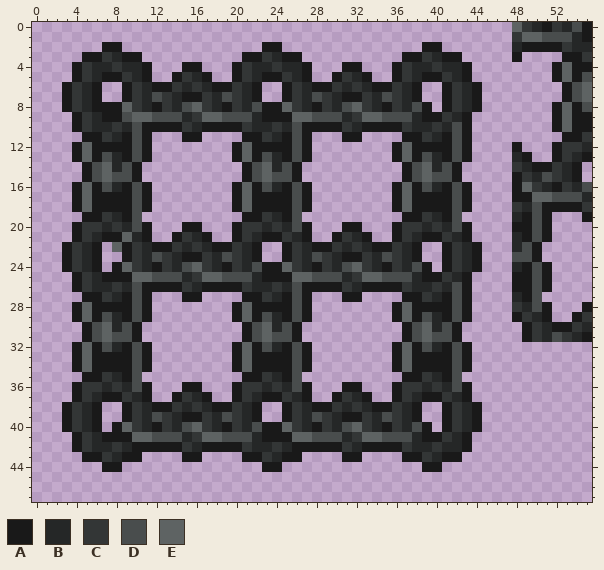
Edited in one commit: pixel-art sprite (public/images/surfaces/chain_ladder.png). The first picture shows the starting point.
The file is 112x96 pixels, drawn in blocks of 2x2; one block is one cell here.
Palette (. is transparent): A #191919  B #252727  C #333636  D #494d4d  E #5e6363
Pixels before (only the part around the change), first column x 0:
 3 .....AACBAA..........AACBAA..........AACBAA.....A....A
 4 ....ACBBCBBA...AA...ACBBCBBA...AA...ACBBCBBA........AE
 5 ....ACBAACBA..ACBA..ACBAACBA..ACBA..ACBAACBA........AE
 6 ...ACBA..ACBAACBCBAACBA..ACBAACBCBAACBA..ACBA........A
 7 ...ACBA..ACBDCBAACBDCBA..ACBDCBAACBDCBA..ACBA........A
 8 ...ACBAAAECBACBDECBACBDAAECBACBDECBACBDA.ACBA.......AE
 9 ....ACBAADEEDDDBCEEDDDBAAAEEDDDBCEEDDDBAACBA........AE
10 ....ACBBCBDAAAACBAAAACBBCBDAAAACBAAAACBBCBDA........AE
11 .....AACBADA...AA....AACBADA...AA....AACBADA.........A
12 ....AEAAAADA........AEAAAADA........AEAAAADA....A...AC
13 ....AEADBADA........AEADBADA........AEADBADA....BA..AC
14 .....ADEBDA..........ADEBDA..........ADEBDA.....CBAACB
15 .....ADEDDA..........ADEDDA..........ADEDDA.....ACBDCB
16 ....AEADBADA........AEADBADA........AEADBADA....AECBAC
17 ....AEAAAADA........AEAAAADA........AEAAAADA....AAEEDD
18 ....AEAAAADA........AEAAAADA........AEAAAADA....CBDAAA
19 .....AACBAD..........AACBAD..........AACBAD.....BADA..
20 ....ACCBCBDA...AA...ACCBCBDA...AA...ACCBCBDA....AADA..
21 ....ACBAAEBA..ACBA..ACBAACBA..ACBA..ACBAACBA....BADA..
22 ...ACBA.EACBAACBCBAACBA..ACBAACBCBAACBA..ACBA...BDA...
23 ...ACBA..ACBDCBAACBDCBA..ACBDCBAACBDCBA..ACBA...DDA...
24 ...ACBA.AECBACBDECBACBDAAECBACBDECBACBDA.ACBA...BADA..
25 ....ACBAAAEEDDDBCEEDDDBAAAEEDDDBCEEDDDBAACBA....AADA..
26 ....ACBBCBDAAAACBAAAACBBCBDAAAACBAAAACBBCBDA....AADA..
27 .....AACBADA...AA....AACBADA...AA....AACBADA....BAD...
28 ....AEAAAADA........AEAAAADA........AEAAAADA....CBDA..
29 ....AEADBADA........AEADBADA........AEADBADA....ACBA..
30 .....ADEBDA..........ADEBDA..........ADEBDA......ACBAA
31 .....ADEDDA..........ADEDDA..........ADEDDA......ACBDC
32 ....AEADBADA........AEADBADA........AEADBADA..........
33 ....AEAAAADA........AEAAAADA........AEAAAADA..........
34 ....AEAAAADA........AEAAAADA........AEAAAADA..........
35 .....AACBAD..........AACBAD..........AACBAD...........
36 ....ACCBCBDA...AA...ACCBCBDA...AA...ACCBCBDA..........
37 ....ACBAACBA..ACBA..ACBAACBA..ACBA..ACBAACBA..........
38 ...ACBA..ACBAACBCBAACBA..ACBAACBCBAACBA..ACBA.........
39 ...ACBA..ACBDCBAACBDCBA..ACBDCBAACBDCBA..ACBA.........
40 ...ACBA.AECBACBDECBACBDAAECBACBDECBACBDA.ACBA.........
41 ....ACBAAAEEDDDBCEEDDDBAAAEEDDDBCEEDDDBAACBA..........
42 ....ACBBCBAAAAACBAAAACBBCBAAAAACBAAAACBBCBBA..........
43 .....AACBAA....AA....AACBAA....AA....AACBAA...........
44 .......AA..............AA..............AA.............
45 ......................................................
46 ......................................................
47 ......................................................
The same view after the edit:
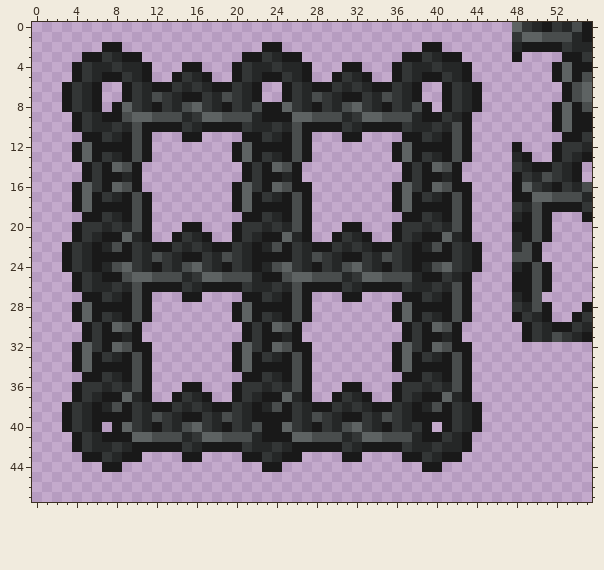
The exact change:
There is now colour A in row 19 at x 11, 27 and 43; in row 23 at x 7 to 8, 23 to 24 and 39 to 40; in row 35 at x 11, 27 and 43; in row 39 at x 7 to 8, 23 to 24 and 39 to 40.
The edit turns colour D into colour A in row 15 at x 8, 24 and 40; in row 16 at x 7, 10, 23, 26, 39 and 42; in row 24 at x 22 and 38; in row 31 at x 8, 24 and 40; in row 32 at x 7, 10, 23, 26, 39 and 42.
The edit turns colour E into colour A in rows 14 to 15 at x 7, 23 and 39; in rows 30 to 31 at x 7, 23 and 39.
There is now colour B in row 22 at x 7, 23 and 39; in row 24 at x 7; in row 38 at x 7, 23 and 39.
The edit turns colour A into colour B in row 17 at x 8, 24 and 40; in row 24 at x 23 and 39; in row 33 at x 8, 24 and 40.
The edit turns colour D into colour B in row 15 at x 9, 25 and 41; in row 31 at x 9, 25 and 41.
The edit turns colour A into colour C in row 16 at x 6, 22 and 38; in row 17 at x 7, 23 and 39; in row 32 at x 6, 22 and 38; in row 33 at x 7, 23 and 39.
The edit turns colour D into colour C in row 13 at x 7, 23 and 39; in rows 14 to 15 at x 6, 22 and 38; in row 29 at x 7, 23 and 39; in rows 30 to 31 at x 6, 22 and 38; in row 40 at x 38.
There is now colour D in row 22 at x 24 and 40; in row 24 at x 40; in row 38 at x 8, 24 and 40.
The edit turns colour A into colour D in row 16 at x 9, 25 and 41; in row 24 at x 8 and 24; in row 25 at x 9 and 25; in row 32 at x 9, 25 and 41.
The edit turns colour E into colour D in row 22 at x 8.
The edit turns colour A into colour E in row 24 at x 41.
The edit turns colour B into colour E in row 14 at x 8, 24 and 40; in row 16 at x 8, 24 and 40; in row 30 at x 8, 24 and 40; in row 32 at x 8, 24 and 40.
The edit turns colour C into colour E in row 21 at x 25 and 41; in row 37 at x 9, 25 and 41.
Colour A is gone in row 8 at x 7; in row 16 at x 11.
